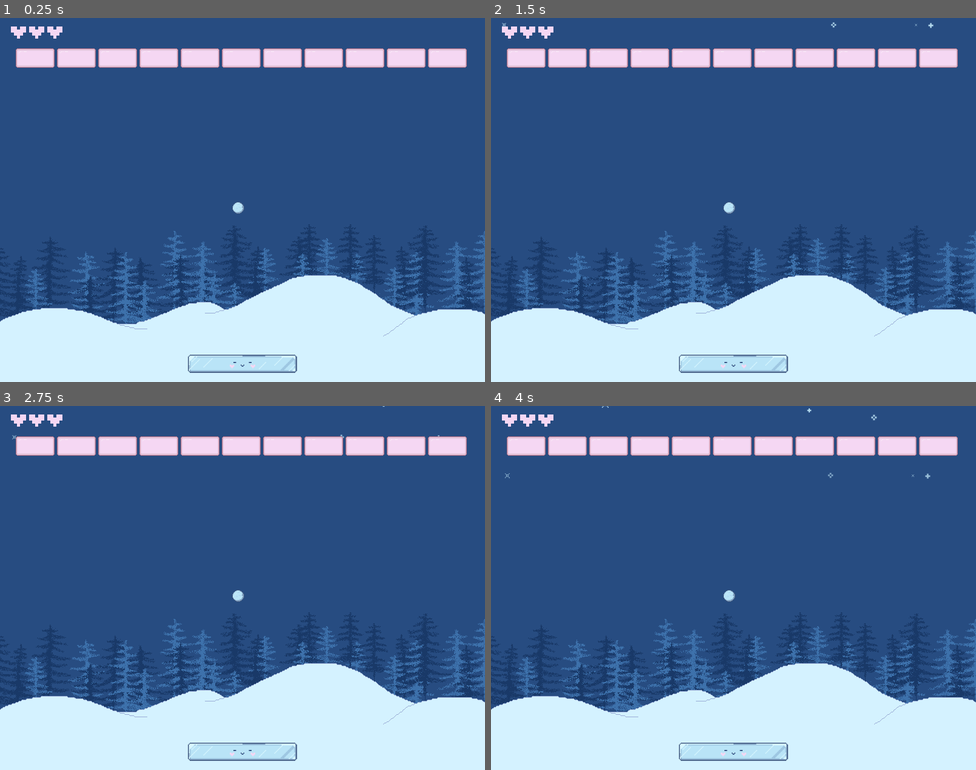
Above: before the commit, frames 1-4 (two rows, left to right).
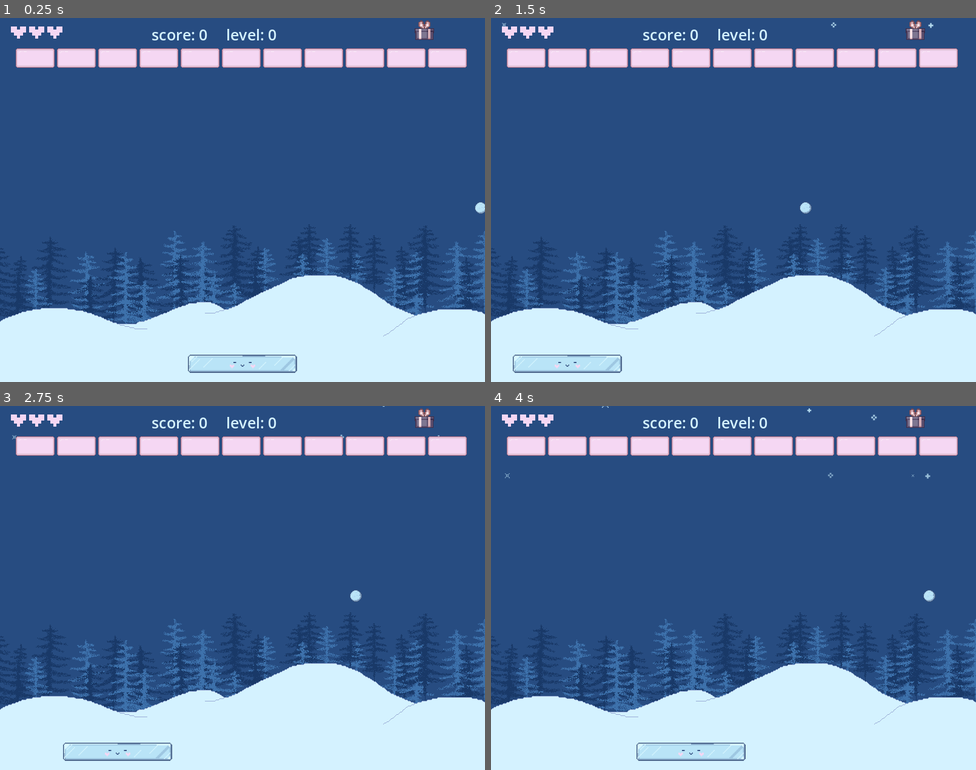
Above: after the commit, the same moments.

Repository: aysieelf/Snow-Break
Game: Godot game, scene res://levels/scenes/main_scene.tscn
Same seed, same stepped clock (60 frames per second), same inputs: the game is played once before the commit and once after it.
Inputs (mouse positions are in pixels of both pictures, inside the frame that each line leads up to):
- Up to frame 1 (0.25 s): no input
- Up to frame 2 (1.5 s): tap Enter at 0.5 s; move the mouse to (524, 58) at 0.52 s; click (524, 58) at 0.67 s; move the mouse to (568, 58) at 1.27 s; click (568, 58) at 1.42 s
- Up to frame 3 (2.75 s): tap Space at 2 s; move the mouse to (116, 446) at 2.02 s; click (116, 446) at 2.17 s
- Up to frame 4 (4 s): tap Enter at 2.75 s; move the mouse to (651, 446) at 2.77 s; click (651, 446) at 2.92 s; tap Space at 3.5 s; move the mouse to (689, 446) at 3.52 s; click (689, 446) at 3.67 s

The runs differ from the first frame. In frame 1, 0.5% of the frame differs, in the area x 31-100%, y 0-54%; in frame 2, 2.6%, in the area x 4-90%, y 0-98%; in frame 3, 2.6%; in frame 4, 1.5%.

Commit message:
update: gameplay.tscn - add ui for score - add ui for level - add ui for powerup

Diff:
--- a/winter-splinter/levels/scenes/gameplay/gameplay.tscn
+++ b/winter-splinter/levels/scenes/gameplay/gameplay.tscn
@@ -1,19 +1,28 @@
-[gd_scene load_steps=27 format=3 uid="uid://bq457st6cdcwu"]
+[gd_scene load_steps=30 format=3 uid="uid://bq457st6cdcwu"]
 
 [ext_resource type="Texture2D" uid="uid://bl6pyaeguems5" path="res://assets/sprites/backgrounds/playing-background.png" id="1_j4vxj"]
 [ext_resource type="Texture2D" uid="uid://cmyu03818eyj0" path="res://assets/sprites/backgrounds/healthbar-icon.png" id="2_7n56m"]
 [ext_resource type="Texture2D" uid="uid://b6ucg56xfxvsw" path="res://assets/sprites/snowball/snowflake1.png" id="3_6apor"]
+[ext_resource type="Texture2D" uid="uid://c27tfi5271pmx" path="res://assets/sprites/powerups/ball_strengthener.png" id="3_slfmx"]
 [ext_resource type="Texture2D" uid="uid://bwsy835m8tj0t" path="res://assets/sprites/snowball/snowflake2.png" id="4_dg87a"]
 [ext_resource type="Texture2D" uid="uid://da2oesv0gmpma" path="res://assets/sprites/snowball/snowflake-3.png" id="5_bfog5"]
 [ext_resource type="Texture2D" uid="uid://cm66phqwr0o3e" path="res://assets/sprites/snowball/snowflake-4.png" id="6_m17t3"]
-[ext_resource type="Script" path="res://levels/scenes/paddle.gd" id="7_a7hoc"]
+[ext_resource type="Script" path="res://levels/scenes/gameplay/paddle.gd" id="7_a7hoc"]
 [ext_resource type="Texture2D" uid="uid://b85f6aigf2wvr" path="res://assets/sprites/paddle/paddle-base.png" id="8_0qhnf"]
 [ext_resource type="Texture2D" uid="uid://defqbxwpyle3b" path="res://assets/sprites/paddle/paddle-default-face.png" id="9_bx3ks"]
 [ext_resource type="Texture2D" uid="uid://ddtlfic4b8wi4" path="res://assets/sprites/paddle/paddle-levelup-face.png" id="10_2y6bx"]
 [ext_resource type="Texture2D" uid="uid://cewqwextwlbpp" path="res://assets/sprites/paddle/paddle-powerup-face.png" id="11_5v8r8"]
-[ext_resource type="Script" path="res://levels/scenes/snowball.gd" id="12_mbj8d"]
+[ext_resource type="Script" path="res://levels/scenes/gameplay/snowball.gd" id="12_mbj8d"]
 [ext_resource type="Texture2D" uid="uid://cyonv5hn0kcac" path="res://assets/sprites/snowball/snowball.png" id="13_7l4uy"]
 [ext_resource type="Script" path="res://levels/scenes/gameplay/bricks_container.gd" id="14_2jmph"]
+
+[sub_resource type="SystemFont" id="SystemFont_5jonv"]
+font_names = PackedStringArray("Courier New")
+
+[sub_resource type="LabelSettings" id="LabelSettings_7i6s2"]
+font = SubResource("SystemFont_5jonv")
+font_size = 25
+font_color = Color(0.831373, 0.94902, 1, 1)
 
 [sub_resource type="Gradient" id="Gradient_sieec"]
 colors = PackedColorArray(1, 1, 1, 1, 1, 1, 1, 0)
@@ -92,16 +101,52 @@
 
 [node name="HUD" type="Node2D" parent="."]
 
-[node name="HeartBar" type="TextureProgressBar" parent="HUD"]
+[node name="ControlHUD" type="Control" parent="HUD"]
+layout_mode = 3
+anchors_preset = 0
+offset_right = 800.0
+offset_bottom = 50.0
+
+[node name="HeartBar" type="TextureProgressBar" parent="HUD/ControlHUD"]
+layout_mode = 2
 offset_left = 18.0
 offset_top = 14.0
-offset_right = 167.0
-offset_bottom = 54.0
+offset_right = 105.0
+offset_bottom = 40.0
 min_value = 1.0
 max_value = 3.0
 value = 3.0
 texture_progress = ExtResource("2_7n56m")
 
+[node name="GridContainer" type="GridContainer" parent="HUD/ControlHUD"]
+layout_mode = 0
+offset_left = 250.0
+offset_top = 10.0
+offset_right = 550.0
+offset_bottom = 50.0
+theme_override_constants/h_separation = 30
+columns = 2
+
+[node name="Score" type="Label" parent="HUD/ControlHUD/GridContainer"]
+layout_mode = 2
+text = "score: 0"
+label_settings = SubResource("LabelSettings_7i6s2")
+
+[node name="Level" type="Label" parent="HUD/ControlHUD/GridContainer"]
+layout_mode = 2
+text = "level: 0"
+label_settings = SubResource("LabelSettings_7i6s2")
+
+[node name="CurrentPowerUp" type="Node2D" parent="HUD/ControlHUD"]
+position = Vector2(700, 20)
+
+[node name="Strength" type="Sprite2D" parent="HUD/ControlHUD/CurrentPowerUp"]
+texture = ExtResource("3_slfmx")
+
+[node name="Timer" type="Timer" parent="HUD/ControlHUD/CurrentPowerUp"]
+wait_time = 10.0
+one_shot = true
+
 [node name="GameEntities" type="Node2D" parent="."]
 
 [node name="Snow" type="Node2D" parent="GameEntities"]
@@ -138,77 +183,6 @@
 lifetime = 19.0
 randomness = 0.52
 collision_base_size = 0.0
-
-[node name="Paddle" type="Node2D" parent="GameEntities"]
-position = Vector2(400, 570)
-scale = Vector2(0.75, 0.75)
-script = ExtResource("7_a7hoc")
-
-[node name="Trail" type="GPUParticles2D" parent="GameEntities/Paddle"]
-position = Vector2(0, 10)
-amount = 50
-process_material = SubResource("ParticleProcessMaterial_g3ip0")
-texture = SubResource("GradientTexture2D_uprtx")
-fixed_fps = 60
-
-[node name="PaddleBase" type="Sprite2D" parent="GameEntities/Paddle"]
-texture = ExtResource("8_0qhnf")
-
-[node name="DefaultFace" type="Sprite2D" parent="GameEntities/Paddle"]
-texture = ExtResource("9_bx3ks")
-
-[node name="LevelupFace" type="Sprite2D" parent="GameEntities/Paddle"]
-visible = false
-texture = ExtResource("10_2y6bx")
-
-[node name="PowerupFace" type="Sprite2D" parent="GameEntities/Paddle"]
-visible = false
-texture = ExtResource("11_5v8r8")
-
-[node name="SpeedUpGlow" type="PointLight2D" parent="GameEntities/Paddle"]
-visible = false
-scale = Vector2(1.04167, 1.2)
-color = Color(0.282353, 0.388235, 0.333333, 1)
-energy = 2.84
-blend_mode = 2
-texture = SubResource("GradientTexture2D_v1khd")
-height = 128.0
-
-[node name="StrengthUpGlow" type="PointLight2D" parent="GameEntities/Paddle"]
-visible = false
-scale = Vector2(1.04167, 1.2)
-color = Color(0.364706, 0.309804, 0.431373, 1)
-energy = 2.94
-blend_mode = 2
-texture = SubResource("GradientTexture2D_v1khd")
-height = 128.0
-
-[node name="Snowball" type="Node2D" parent="GameEntities"]
-script = ExtResource("12_mbj8d")
-
-[node name="SnowParticle1" type="GPUParticles2D" parent="GameEntities/Snowball"]
-position = Vector2(393, 313)
-scale = Vector2(0.2, 0.2)
-amount = 3
-process_material = SubResource("ParticleProcessMaterial_r1r0j")
-texture = ExtResource("3_6apor")
-lifetime = 0.25
-randomness = 0.87
-trail_lifetime = 0.75
-
-[node name="SnowParticle2" type="GPUParticles2D" parent="GameEntities/Snowball"]
-position = Vector2(393, 313)
-scale = Vector2(0.2, 0.2)
-amount = 2
-process_material = SubResource("ParticleProcessMaterial_vjqqm")
-texture = ExtResource("4_dg87a")
-lifetime = 0.25
-randomness = 0.87
-trail_lifetime = 0.75
-
-[node name="SnowballBase" type="Sprite2D" parent="GameEntities/Snowball"]
-position = Vector2(393, 313)
-texture = ExtResource("13_7l4uy")
 
 [node name="ControlBricksContainer" type="Control" parent="GameEntities"]
 custom_minimum_size = Vector2(800, 250)
@@ -231,3 +205,74 @@
 theme_override_constants/v_separation = 4
 columns = 11
 script = ExtResource("14_2jmph")
+
+[node name="Paddle" type="Node2D" parent="GameEntities"]
+position = Vector2(400, 570)
+scale = Vector2(0.75, 0.75)
+script = ExtResource("7_a7hoc")
+
+[node name="Trail" type="GPUParticles2D" parent="GameEntities/Paddle"]
+position = Vector2(0, 10)
+amount = 50
+process_material = SubResource("ParticleProcessMaterial_g3ip0")
+texture = SubResource("GradientTexture2D_uprtx")
+fixed_fps = 60
+
+[node name="PaddleBase" type="Sprite2D" parent="GameEntities/Paddle"]
+texture = ExtResource("8_0qhnf")
+
+[node name="DefaultFace" type="Sprite2D" parent="GameEntities/Paddle"]
+texture = ExtResource("9_bx3ks")
+
+[node name="LevelupFace" type="Sprite2D" parent="GameEntities/Paddle"]
+visible = false
+texture = ExtResource("10_2y6bx")
+
+[node name="PowerupFace" type="Sprite2D" parent="GameEntities/Paddle"]
+visible = false
+texture = ExtResource("11_5v8r8")
+
+[node name="SpeedUpGlow" type="PointLight2D" parent="GameEntities/Paddle"]
+visible = false
+scale = Vector2(1.04167, 1.2)
+color = Color(0.282353, 0.388235, 0.333333, 1)
+energy = 2.84
+blend_mode = 2
+texture = SubResource("GradientTexture2D_v1khd")
+height = 128.0
+
+[node name="StrengthUpGlow" type="PointLight2D" parent="GameEntities/Paddle"]
+visible = false
+scale = Vector2(1.04167, 1.2)
+color = Color(0.364706, 0.309804, 0.431373, 1)
+energy = 2.94
+blend_mode = 2
+texture = SubResource("GradientTexture2D_v1khd")
+height = 128.0
+
+[node name="Snowball" type="Node2D" parent="GameEntities"]
+script = ExtResource("12_mbj8d")
+
+[node name="SnowParticle1" type="GPUParticles2D" parent="GameEntities/Snowball"]
+position = Vector2(393, 313)
+scale = Vector2(0.2, 0.2)
+amount = 3
+process_material = SubResource("ParticleProcessMaterial_r1r0j")
+texture = ExtResource("3_6apor")
+lifetime = 0.25
+randomness = 0.87
+trail_lifetime = 0.75
+
+[node name="SnowParticle2" type="GPUParticles2D" parent="GameEntities/Snowball"]
+position = Vector2(393, 313)
+scale = Vector2(0.2, 0.2)
+amount = 2
+process_material = SubResource("ParticleProcessMaterial_vjqqm")
+texture = ExtResource("4_dg87a")
+lifetime = 0.25
+randomness = 0.87
+trail_lifetime = 0.75
+
+[node name="SnowballBase" type="Sprite2D" parent="GameEntities/Snowball"]
+position = Vector2(393, 313)
+texture = ExtResource("13_7l4uy")
